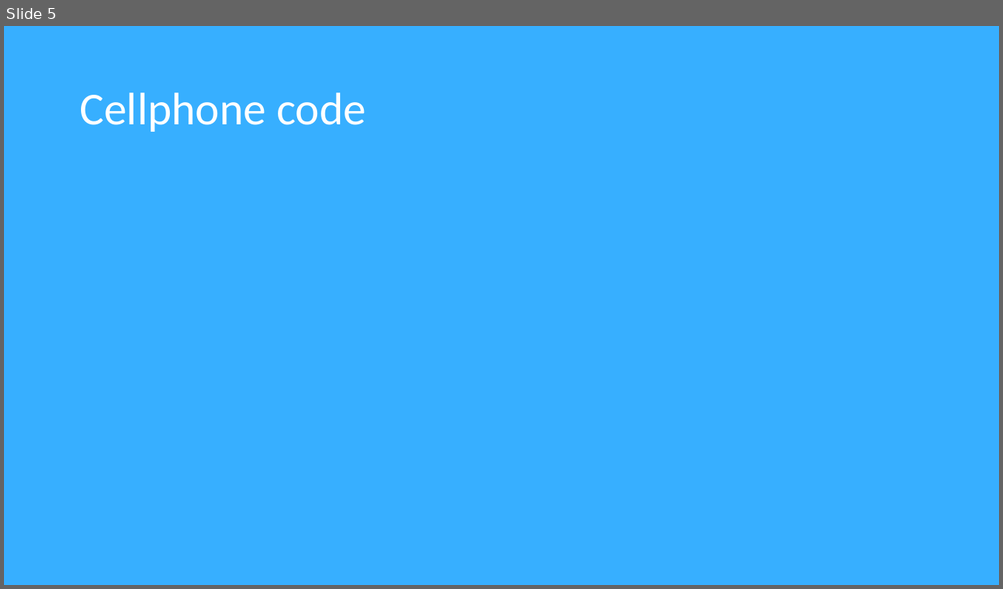
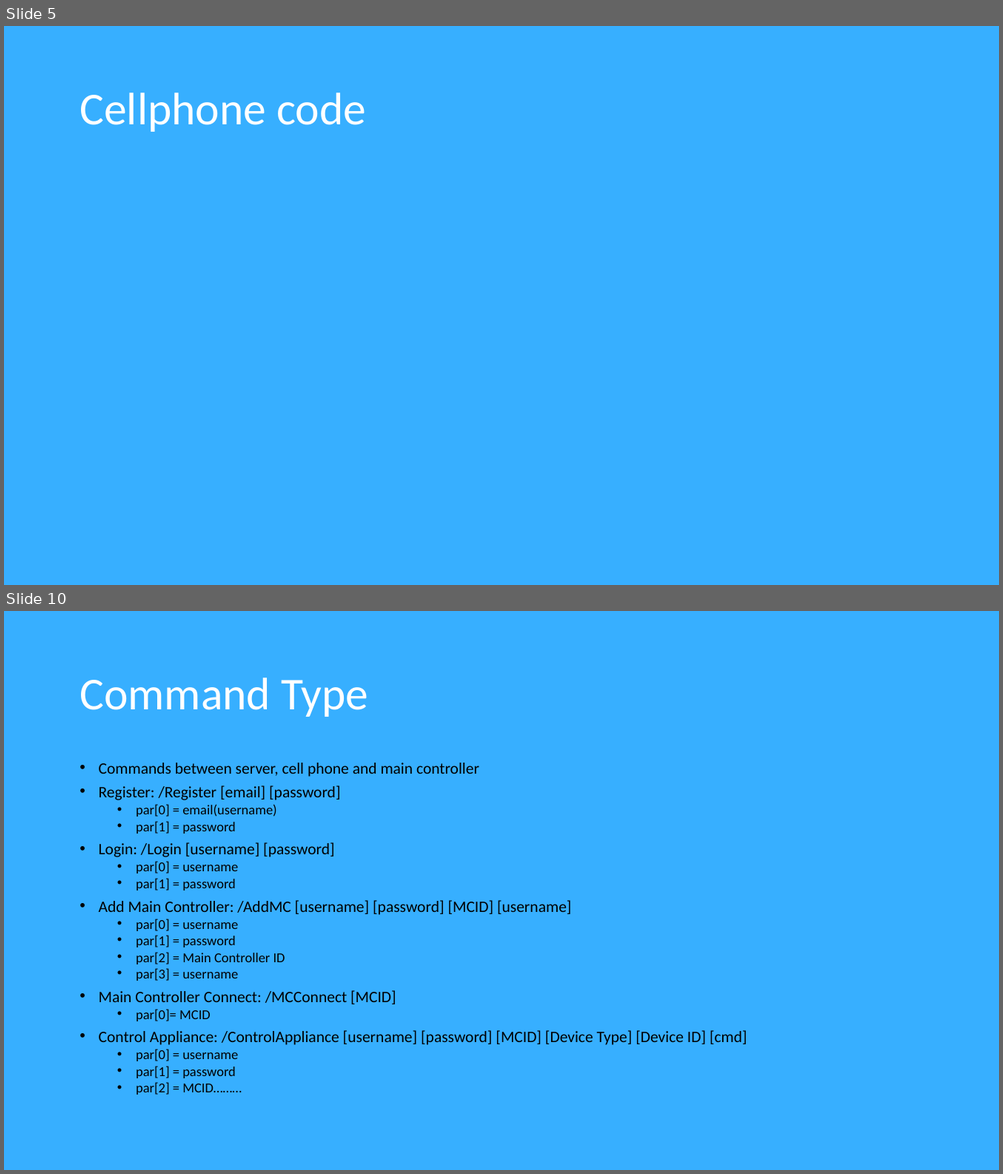
Before and after one commit to Software2015T1/SimpleLife, a slide deck: diagrams and requirements/SIMPLE LIFE.pptx. Shown one above the other, each under a label of ours: slide 5 before the commit, slides 5 and 10 after it; the slides between them are not shown. The pictures are 1003x589 and 1003x1174 pixels, drawn with LibreOffice and Linux fonts; fonts in the diff are those of the drawing. Boxes give left, top, right and bottom in pixels: in the first picture for what was removed or moved away, otherwise in the second. Text is boxed around its words. In the diff, an @@ line names an element or a change of style, - is before the commit and + after.

```diff
--- a/diagrams and requirements/SIMPLE LIFE.pptx
+++ b/diagrams and requirements/SIMPLE LIFE.pptx
@@ slide 10 added at [4, 611, 999, 1170], background #37AFFF @@
@@ title added at [79, 678, 368, 717], 44 pt, text #FFFFFF @@
+Command Type
@@ text added at [99, 763, 747, 1095], 15.4 pt, text #000000 @@
+• Commands between server, cell phone and main controller
+• Register: /Register [email] [password]
+  • par[0] = email(username)
+  • par[1] = password
+• Login: /Login [username] [password]
+  • par[0] = username
+  • par[1] = password
+• Add Main Controller: /AddMC [username] [password] [MCID] [username]
+  • par[0] = username
+  • par[1] = password
+  • par[2] = Main Controller ID
+  • par[3] = username
+• Main Controller Connect: /MCConnect [MCID]
+  • par[0]= MCID
+• Control Appliance: /ControlAppliance [username] [password] [MCID] [Device Type] [Device ID] [cmd]
+  • par[0] = username
+  • par[1] = password
+  • par[2] = MCID………
```
Also in this commit, not shown: 4 slides changed, 2 other slides added, 3 other files.
